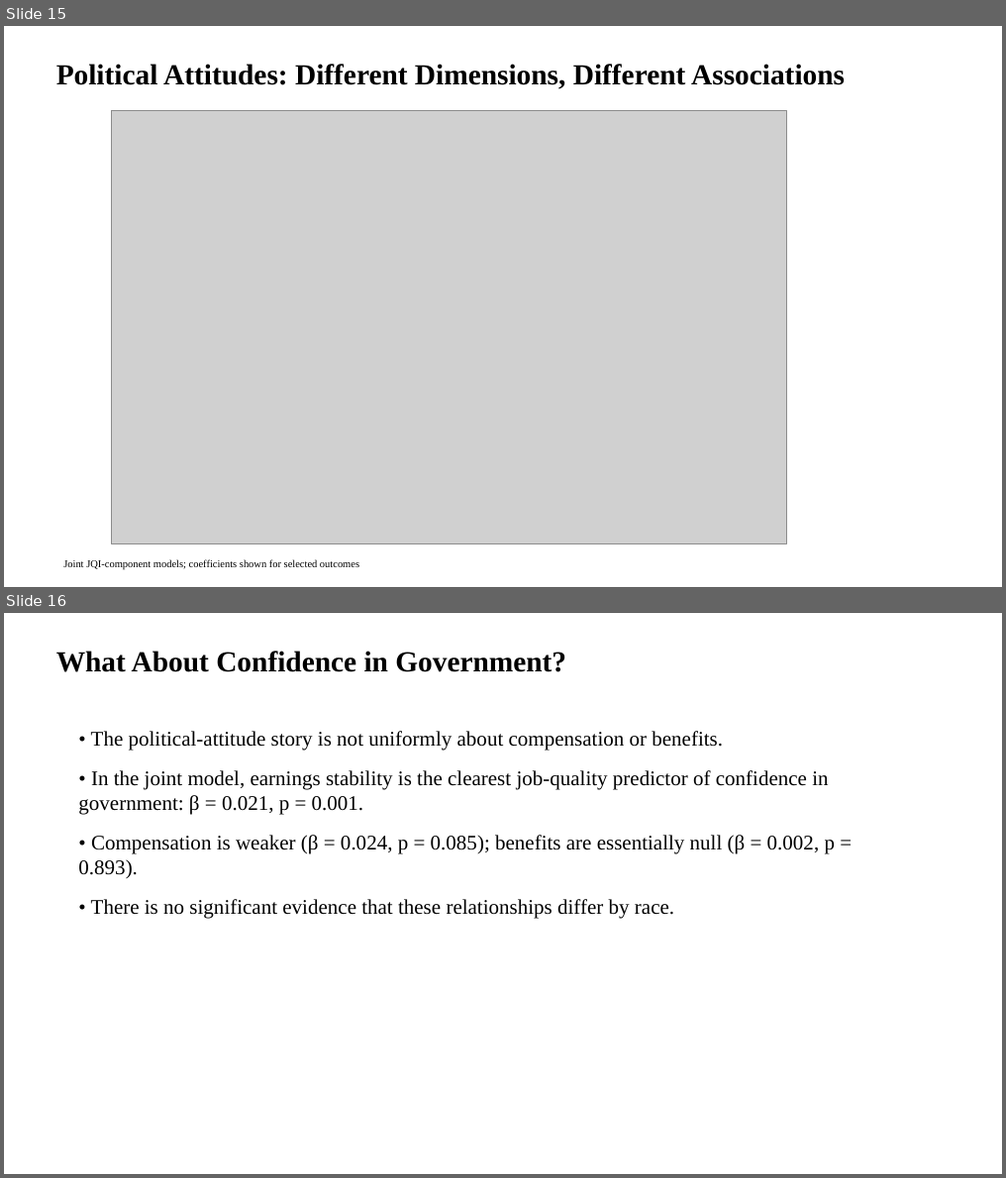
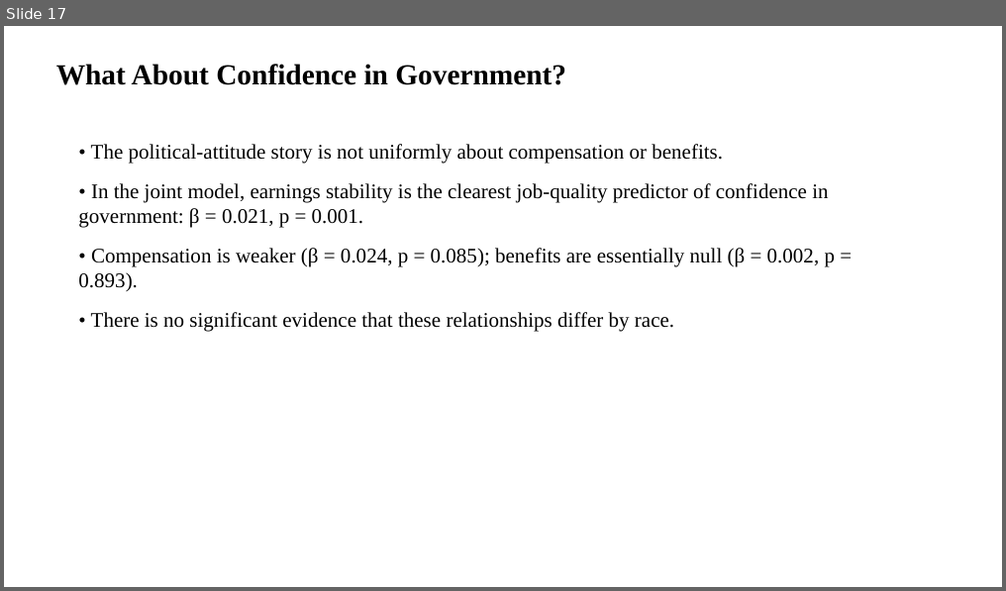
Before and after one commit to chosam2322/Precariat_Politics, a slide deck: Harvard_RaceWorkshop_amended.pptx. Shown one above the other, each under a label of ours: slides 15 and 16 before the commit, slide 17 after it. The pictures are 1006x1178 and 1006x591 pixels, drawn with LibreOffice and Linux fonts; fonts in the diff are those of the drawing; grey boxes stand for pictures. Boxes give left, top, right and bottom in pixels: in the first picture for what was removed or moved away, otherwise in the second. Text is boxed around its words. In the diff, an @@ line names an element or a change of style, - is before the commit and + after.

```diff
--- a/Harvard_RaceWorkshop_amended.pptx
+++ b/Harvard_RaceWorkshop_amended.pptx
@@ slide 15 removed at [4, 26, 1002, 587], background #FFFFFF @@
@@ text removed at [56, 64, 845, 89] @@
-Political Attitudes: Different Dimensions, Different Associations
@@ picture removed at [111, 110, 786, 545] @@
@@ text removed at [63, 560, 359, 570] @@
-Joint JQI-component models; coefficients shown for selected outcomes
@@ what was slide 16 is now slide 17 @@
```
Also in this commit, not shown: 8 slides changed, 11 slides added, 4 other slides removed, 12 other files.
